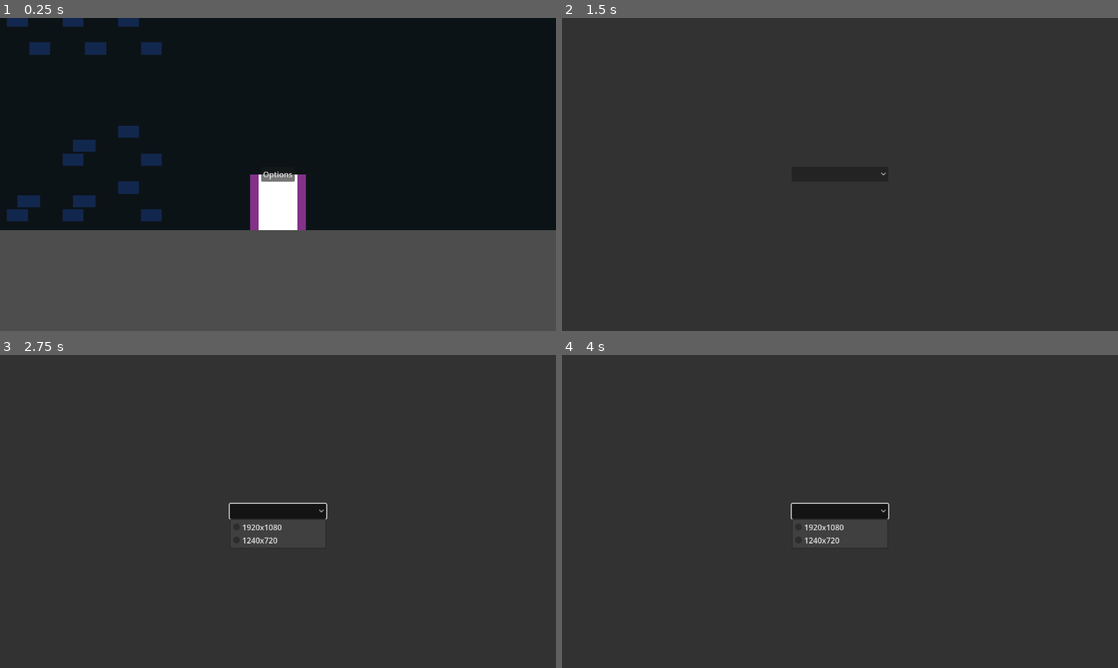
Above: before the commit, frames 1-4 (two rows, left to right).
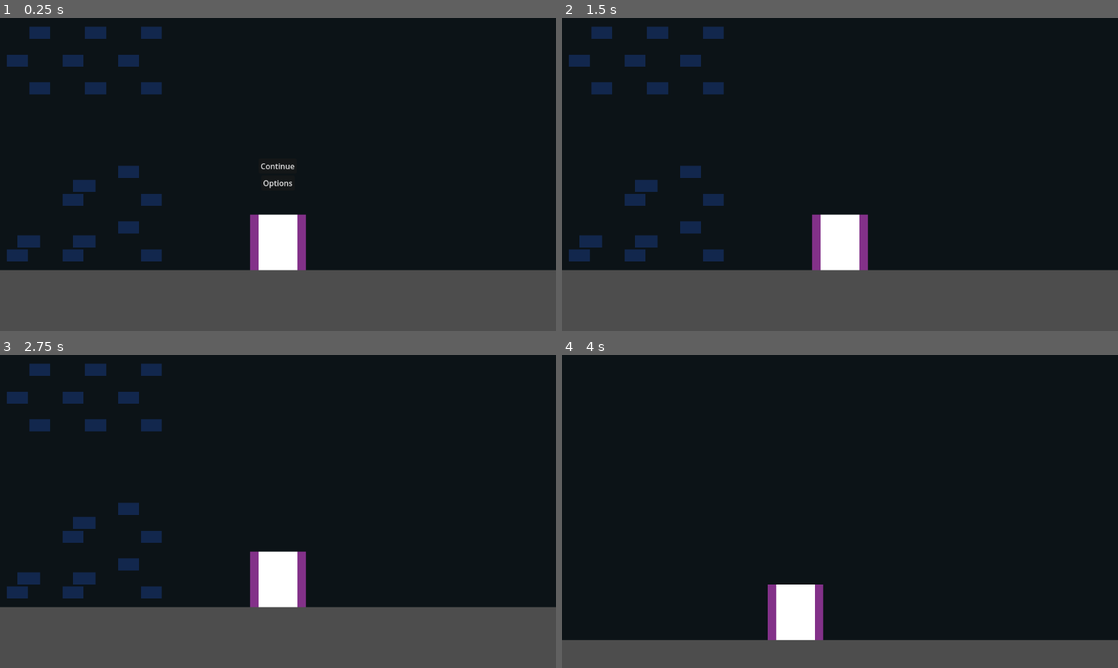
Above: after the commit, the same moments.

Repository: Joelhdz36/taev
Game: Godot game, scene res://scenes/game.tscn
Two runs of this game, one before a commit and one after it. Both use one fixed random seed, a clock stepped at 60 frames per second and the inputs below.
Inputs (mouse positions are in pixels of both pictures, inside the frame that each line leads up to):
- Up to frame 1 (0.25 s): no input
- Up to frame 2 (1.5 s): click (840, 165) at 0.5 s, where only the run after the commit has a clickable "Continue"; click (840, 174) at 1.25 s, where only the run before the commit has a clickable "Options"
- Up to frame 3 (2.75 s): click (278, 511) at 2.02 s
- Up to frame 4 (4 s): tap Enter at 2.75 s; hold Right (ui_right) from 2.78 s (still down)

The runs differ from the first frame. In frame 1, 18% of the frame differs, in the area x 0-100%, y 0-81%; in frame 2, 99%; in frame 3, 99%; in frame 4, 99%, in the area x 0-100%, y 0-100%.

Commit message:
pause menu
se comienza la implementacion para crear el menu de pausa

Diff:
--- a/scenes/UI/pause_menu.gd
+++ b/scenes/UI/pause_menu.gd
@@ -14,3 +14,7 @@
 
 func _on_option_btn_pressed() -> void:
 	options.visible = true
+
+
+func _on_continue_btn_pressed() -> void:
+	hide()
--- a/scenes/UI/pause_menu.tscn
+++ b/scenes/UI/pause_menu.tscn
@@ -14,6 +14,12 @@
 grow_vertical = 2
 alignment = 1
 
+[node name="ContinueBtn" type="Button" parent="VBoxContainer"]
+layout_mode = 2
+size_flags_horizontal = 4
+text = "Continue
+"
+
 [node name="OptionBtn" type="Button" parent="VBoxContainer"]
 layout_mode = 2
 size_flags_horizontal = 4
@@ -24,4 +30,5 @@
 unique_name_in_owner = true
 visible = false
 
+[connection signal="pressed" from="VBoxContainer/ContinueBtn" to="." method="_on_continue_btn_pressed"]
 [connection signal="pressed" from="VBoxContainer/OptionBtn" to="." method="_on_option_btn_pressed"]
--- a/scenes/camera.gd
+++ b/scenes/camera.gd
@@ -21,7 +21,7 @@
 func set_camera_values():
 	screen_size = get_viewport_rect().size
 	#camera position and offset
-	player_offset.y = roundi(screen_size.y * 0.05)
+	player_offset.y = roundi(screen_size.y * 0.085)
 	player_offset.x = roundi(screen_size.x * 0.03)
 
 	global_position.y = _player.global_position.y - player_offset.y
@@ -36,7 +36,7 @@
 func follow_player(_delta:float):
 	damping_speed += _delta * 0.15
 	var _player_direction = _player.velocity.normalized()
-	var camera_offset:Vector2 = Vector2(player_offset.x * _player_direction.x,-player_offset.y - roundi(player_offset.y * 0.5))
+	var camera_offset:Vector2 = Vector2(player_offset.x * _player_direction.x,-player_offset.y - roundi(player_offset.y * 0.35))
 	global_position = lerp(global_position, _player.global_position + camera_offset, damping_speed)
 	print(camera_offset)
 
